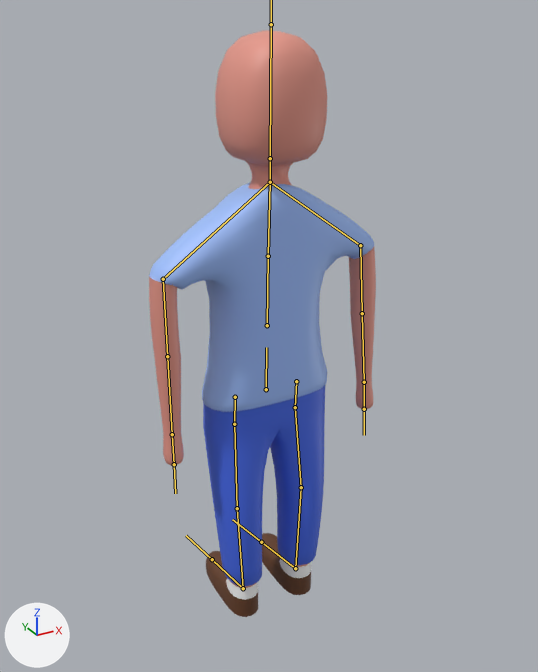
One commit to the FBX model Assets/Models/PlayerModel.fbx: the scene before it, then after it.
The view is the same before and after, from a 50 mm lens placed at (-14.7, -27.5, 28.5), pointed at (0.5, 0.0, 14.7). Lighting does not change. The marker at lower left points along +X, +Y and +Z. Both versions are drawn at frame 1 of the action 'Armature.001|WalkRight'; the numbers are the values there. The bones that bend it are drawn over the model as lines.

Objects in the first picture: 'PlayerModel'.
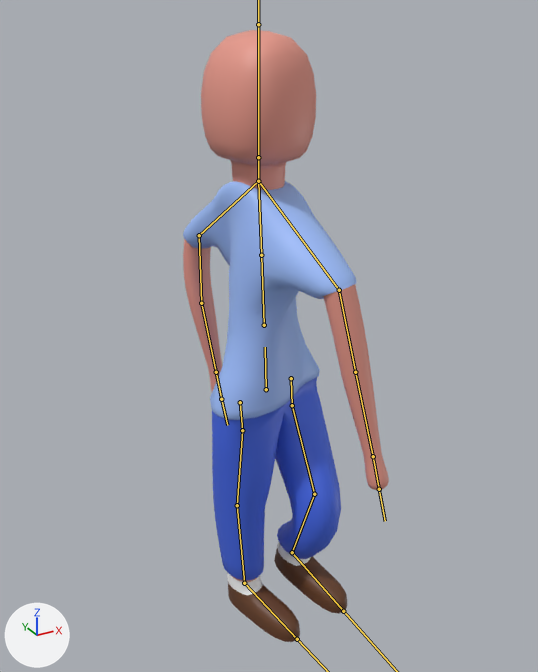
Pixel boxes (x1, y1, x2, y2) of what changed, in the pictures (538 x 672 px):
```json
{"object": "PlayerModel", "change": "posed", "before": [149, 30, 376, 617], "after": [183, 30, 389, 642], "on screen": "9% narrower"}
{"bone": "Pelvis", "before": "(266, 389) to (266, 347)", "after": "(266, 389) to (265, 347)"}
{"bone": "Spine", "before": "(267, 325) to (268, 256)", "after": "(264, 325) to (261, 255)"}
{"bone": "Chest", "before": "(268, 256) to (270, 182)", "after": "(261, 255) to (258, 181)"}
{"bone": "Head", "before": "(270, 158) to (271, 24)", "after": "(258, 157) to (258, 24)"}
{"bone": "Upperarm.R", "before": "(360, 245) to (362, 313)", "after": "(339, 290) to (355, 372)"}
{"bone": "Lowerarm.L", "before": "(167, 356) to (172, 434)", "after": "(201, 303) to (216, 372)"}
{"bone": "Hip.R", "before": "(296, 381) to (295, 407)", "after": "(240, 402) to (242, 430)"}
{"bone": "Hip.L", "before": "(235, 397) to (234, 424)", "after": "(291, 378) to (292, 405)"}
{"bone": "Upperleg.L", "before": "(234, 424) to (237, 508)", "after": "(292, 405) to (314, 494)"}
{"bone": "Lowerleg.L", "before": "(237, 508) to (243, 588)", "after": "(314, 494) to (292, 552)"}
{"bone": "Foot.L", "before": "(243, 588) to (212, 559)", "after": "(292, 552) to (343, 611)"}
```

The change, as JSON lines over the scene's bpy script:
```json
{"block": "bone_pelvis", "where": "bone_pelvis = bpy.data.objects['Armature.001'].pose.bones['Pelvis']"}
{"op": "set", "path": "bone_pelvis.rotation_quaternion", "old": "(0.707, 0.015, 0.707, -0.005)", "new": "(0.924, -0.008, -0.383, 0.003)", "note": "degrees (90, 89, 88) -> degrees (-1, -45, 1)"}
{"block": "bone_spine", "where": "bone_spine = bpy.data.objects['Armature.001'].pose.bones['Spine']  # child of 'Pelvis'"}
{"op": "set", "path": "bone_spine.rotation_quaternion", "old": "(1.0, 0.0, 0.0, 0.0)", "new": "(0.996, 0.003, 0.087, 0.0)", "note": "degrees (0, 0, 0) -> degrees (0, 10, 0)"}
{"block": "bone_chest", "where": "bone_chest = bpy.data.objects['Armature.001'].pose.bones['Chest']  # child of 'Spine'"}
{"op": "set", "path": "bone_chest.rotation_quaternion", "old": "(1.0, 0.0, 0.0, 0.0)", "new": "(0.924, 0.016, 0.382, 0.0)", "note": "degrees (0, 0, 0) -> degrees (2, 45, 1)"}
{"block": "bone_head", "where": "bone_head = bpy.data.objects['Armature.001'].pose.bones['Head']  # child of 'Neck'"}
{"op": "set", "path": "bone_head.rotation_quaternion", "old": "(0.707, 0.006, -0.707, 0.0)", "new": "(1.0, 0.0, 0.0, 0.0)", "note": "degrees (90, -90, -90) -> degrees (0, 0, 0)"}
{"block": "bone_upperarm_r", "where": "bone_upperarm_r = bpy.data.objects['Armature.001'].pose.bones['Upperarm.R']  # child of 'Shoulder.R'"}
{"op": "set", "path": "bone_upperarm_r.rotation_quaternion", "old": "(0.819, 0.573, 0.0, 0.014)", "new": "(0.857, 0.514, 0.032, -0.025)", "note": "degrees (70, -1, 1) -> degrees (62, 5, -1)"}
{"block": "bone_lowerarm_l", "where": "bone_lowerarm_l = bpy.data.objects['Armature.001'].pose.bones['Lowerarm.L']  # child of 'Upperarm.L'"}
{"op": "set", "path": "bone_lowerarm_l.rotation_quaternion", "old": "(1.0, 0.0, 0.0, 0.0)", "new": "(0.996, -0.07, 0.0, -0.052)", "note": "degrees (0, 0, 0) -> degrees (-8, 0, -6)"}
{"block": "bone_hip_r", "where": "bone_hip_r = bpy.data.objects['Armature.001'].pose.bones['Hip.R']  # child of 'Pelvis'"}
{"op": "set", "path": "bone_hip_r.location", "old": "(0.0, 0.0, 0.0)", "new": "(-0.82, 0.0, 0.23)"}
{"op": "set", "path": "bone_hip_r.rotation_quaternion", "old": "(1.0, 0.0, 0.0, 0.0)", "new": "(0.966, 0.0, 0.259, 0.0)", "note": "degrees (0, 0, 0) -> degrees (0, 30, 0)"}
{"block": "bone_hip_l", "where": "bone_hip_l = bpy.data.objects['Armature.001'].pose.bones['Hip.L']  # child of 'Pelvis'"}
{"op": "set", "path": "bone_hip_l.location", "old": "(0.0, 0.0, 0.0)", "new": "(0.82, 0.0, -0.23)"}
{"op": "set", "path": "bone_hip_l.rotation_quaternion", "old": "(1.0, 0.0, 0.0, 0.0)", "new": "(0.966, 0.0, 0.259, 0.0)", "note": "degrees (0, 0, 0) -> degrees (0, 30, 0)"}
{"block": "bone_upperleg_l", "where": "bone_upperleg_l = bpy.data.objects['Armature.001'].pose.bones['Upperleg.L']  # child of 'Hip.L'"}
{"op": "set", "path": "bone_upperleg_l.rotation_quaternion", "old": "(1.0, 0.0, 0.0, 0.0)", "new": "(0.954, -0.077, -0.007, -0.291)", "note": "degrees (0, 0, 0) -> degrees (-8, -3, -34)"}
{"block": "bone_lowerleg_l", "where": "bone_lowerleg_l = bpy.data.objects['Armature.001'].pose.bones['Lowerleg.L']  # child of 'Upperleg.L'"}
{"op": "set", "path": "bone_lowerleg_l.rotation_quaternion", "old": "(1.0, 0.0, 0.0, 0.0)", "new": "(0.887, 0.12, -0.015, 0.446)", "note": "degrees (0, 0, 0) -> degrees (12, -8, 53)"}
{"block": "bone_foot_l", "where": "bone_foot_l = bpy.data.objects['Armature.001'].pose.bones['Foot.L']  # child of 'Lowerleg.L'"}
{"op": "set", "path": "bone_foot_l.rotation_quaternion", "old": "(1.0, 0.0, 0.0, 0.0)", "new": "(0.995, -0.005, -0.026, -0.097)", "note": "degrees (0, 0, 0) -> degrees (0, -3, -11)"}
```
